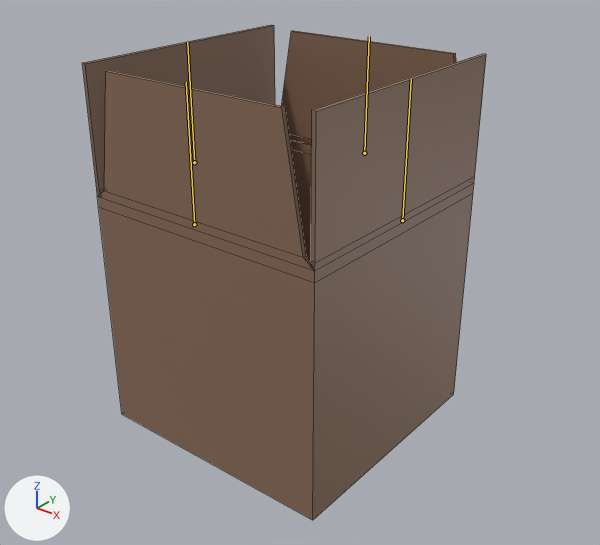
A saved change to the FBX model Models/Pacotes/PacoteGN_G.fbx.
One viewpoint serves both versions: a 50 mm lens placed at (1.17, -1.423, 1.284), pointed at (0.035, -0.005, 0.404). The axes (+X, +Y, +Z) are drawn at lower left. The lights are the same throughout. The first picture is the older version. The bones that change, and the others that lie on the model, are drawn over the model as lines. Mesh edges are drawn as thin lines.

The first picture shows 'PacoteNG'.
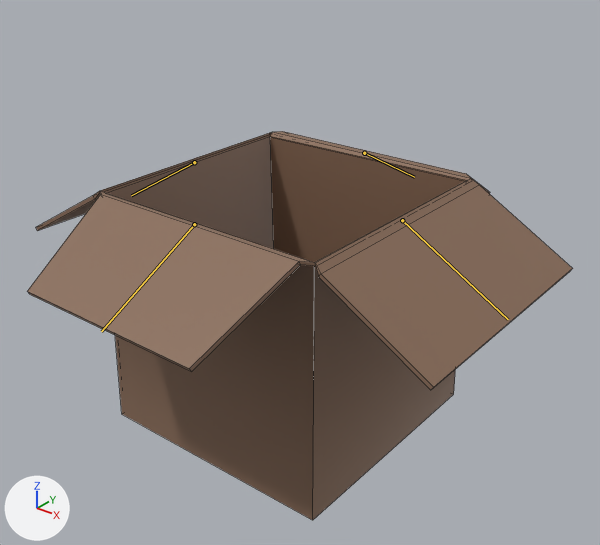
The newer file adds an action. The first version stands in its rest pose; the second is drawn at frame 49 of the action 'Arm_PacoteGN_G|Pacote_AbrindoNG_G'.

Boxes (x1, y1, x2, y2) around the edits, measured in the pictures (600 x 545 px):
'PacoteNG', posed (35% wider, 21% shorter)
    before: (82, 25, 486, 520)
    after: (27, 131, 573, 520)
bone 'Aba_Frente', root to tip
    before: (194, 224) to (186, 82)
    after: (194, 224) to (101, 331)
bone 'Aba_Tras', root to tip
    before: (364, 153) to (369, 36)
    after: (364, 153) to (414, 177)
bone 'Aba_Direita', root to tip
    before: (402, 220) to (411, 79)
    after: (402, 220) to (508, 319)
bone 'Aba_Esquerda', root to tip
    before: (194, 162) to (187, 42)
    after: (194, 162) to (131, 195)

The edits, one by one:
Bone 'Aba_Frente' (bone_aba_frente) turns from (0, 0, 0) to (118, 0, 0) degrees about its own x, y and z.
Bone 'Aba_Tras' (bone_aba_tras) turns from (0, 0, 0) to (-118, 0, 0) degrees about its own x, y and z.
Bone 'Aba_Direita' (bone_aba_direita) turns from (0, 0, 0) to (0, 0, -120) degrees about its own x, y and z.
Bone 'Aba_Esquerda' (bone_aba_esquerda) turns from (0, 0, 0) to (0, 0, 120) degrees about its own x, y and z.
